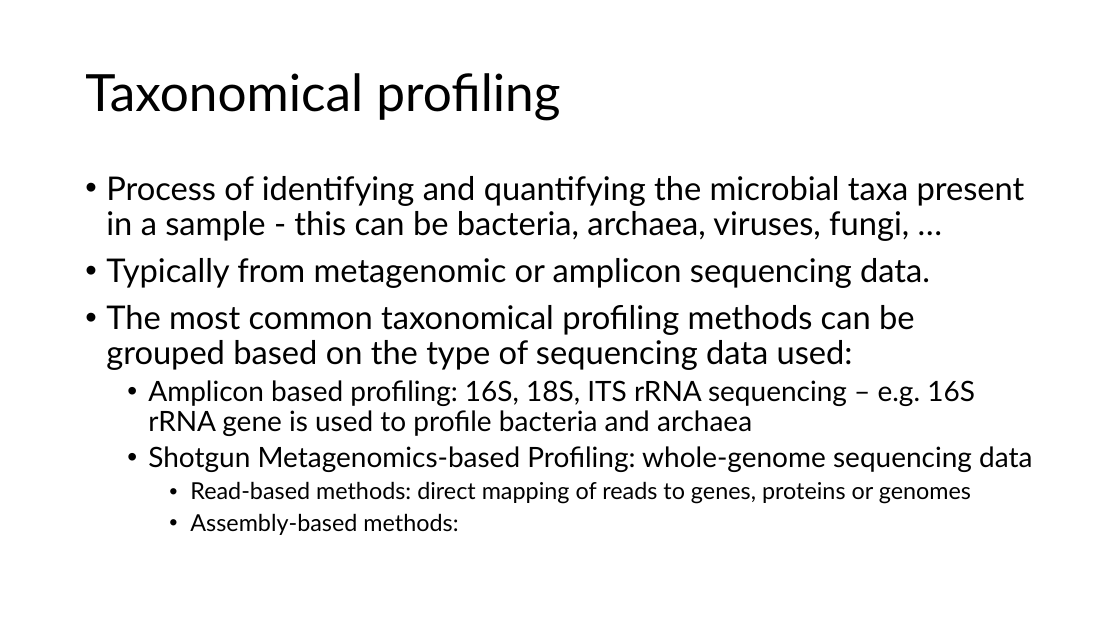
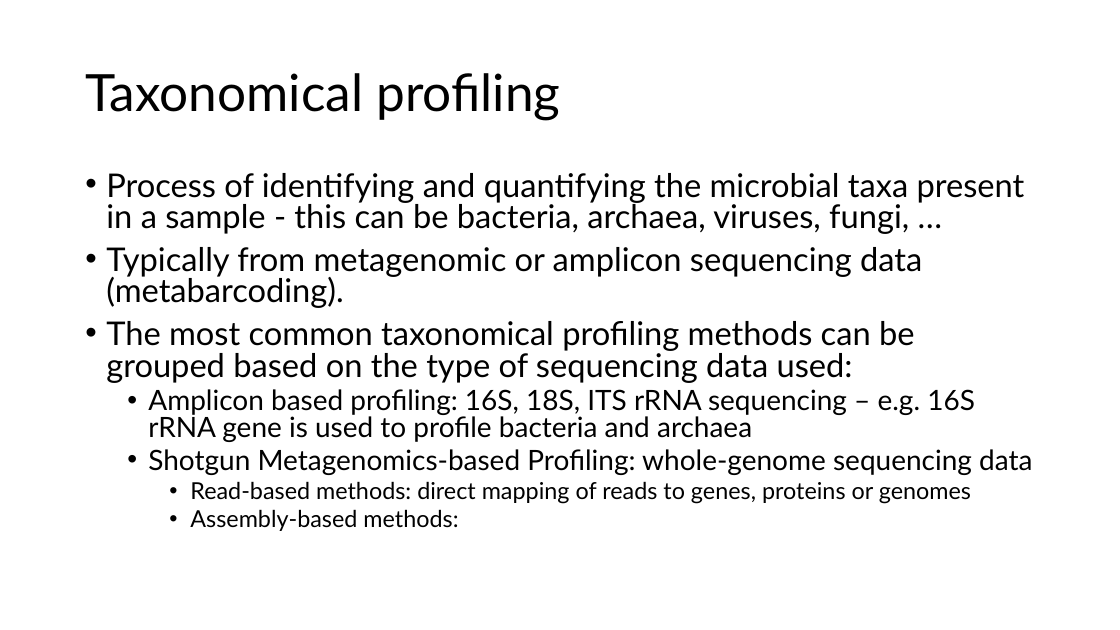
Before and after one commit to biosustain/dsp_metagenomics_training, a slide deck: slide 21 of course_contents/IntroMetagenomics.pptx. Drawn at 1120x630 pixels with LibreOffice and Linux fonts; fonts in the diff are those of the drawing. Boxes give left, top, right and bottom in pixels: in the first picture for what was removed or moved away, otherwise in the second. Text is boxed around its words. In the diff, an @@ line names an element or a change of style, - is before the commit and + after.

```diff
--- a/course_contents/IntroMetagenomics.pptx
+++ b/course_contents/IntroMetagenomics.pptx
@@ text at (x1=106, y1=173, x2=1032, y2=531): line spacing 0.9 to 0.8 @@
@@ text at (x1=106, y1=247, x2=922, y2=308): text changed @@
-• Typically from metagenomic or amplicon sequencing data.
+• Typically from metagenomic or amplicon sequencing data (metabarcoding).
```
Also in this commit, not shown: 1 other slide changed, 4 other files.
